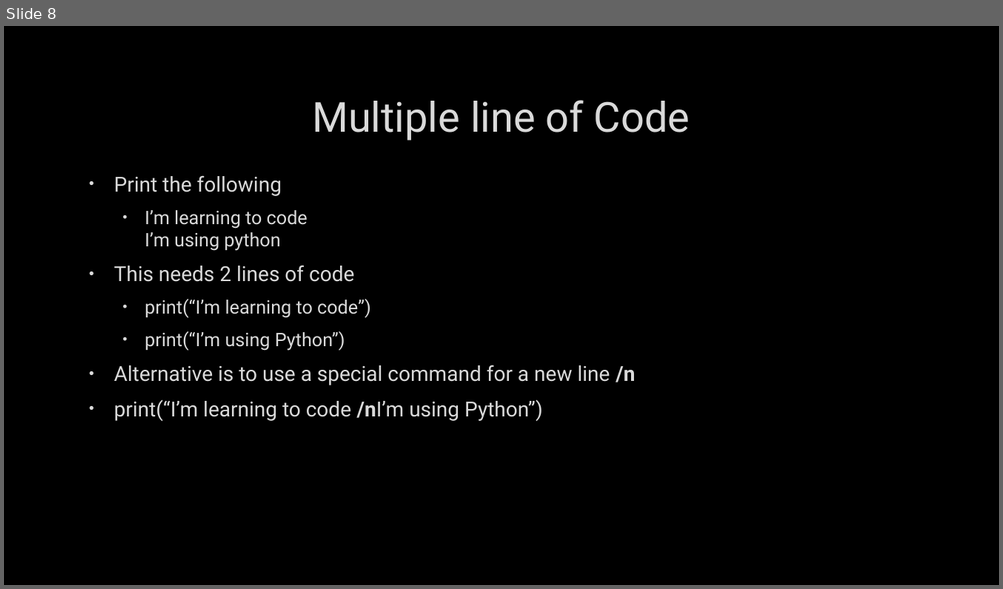
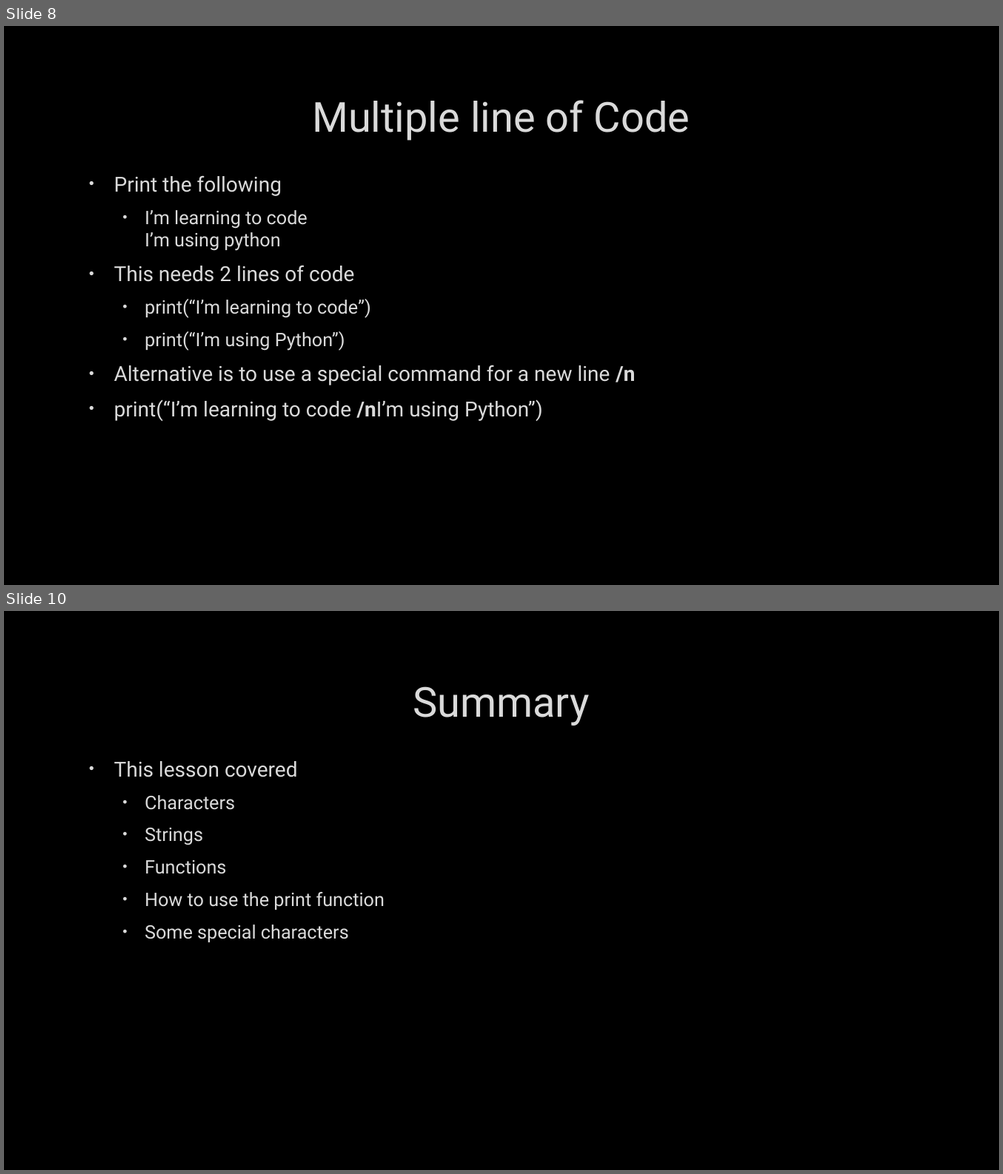
Before and after one commit to finnwood/TY-Intro-to-Python, a slide deck: Lesson 01 - Introduction/Lesson 01 – Introduction to Python.pptx. Shown one above the other, each under a label of ours: slide 8 before the commit, slides 8 and 10 after it; the slides between them are not shown. The pictures are 1003x589 and 1003x1174 pixels, drawn with LibreOffice and Linux fonts; fonts in the diff are those of the drawing; background and template pictures are left out. Boxes give left, top, right and bottom in pixels: in the first picture for what was removed or moved away, otherwise in the second. Text is boxed around its words. In the diff, an @@ line names an element or a change of style, - is before the commit and + after.

```diff
--- a/Lesson 01 - Introduction/Lesson 01 – Introduction to Python.pptx
+++ b/Lesson 01 - Introduction/Lesson 01 – Introduction to Python.pptx
@@ slide 10 added at [4,611,999,1170], background picture (left out) @@
@@ title added at [412,686,589,726], 40 pt, text #DADADA @@
+Summary
@@ text added at [114,761,384,943], 18 pt, text #DADADA @@
+• This lesson covered
+  • Characters
+  • Strings
+  • Functions
+  • How to use the print function
+  • Some special characters
```
Also in this commit, not shown: 1 other slide added, 1 slide removed, 9 other files.
